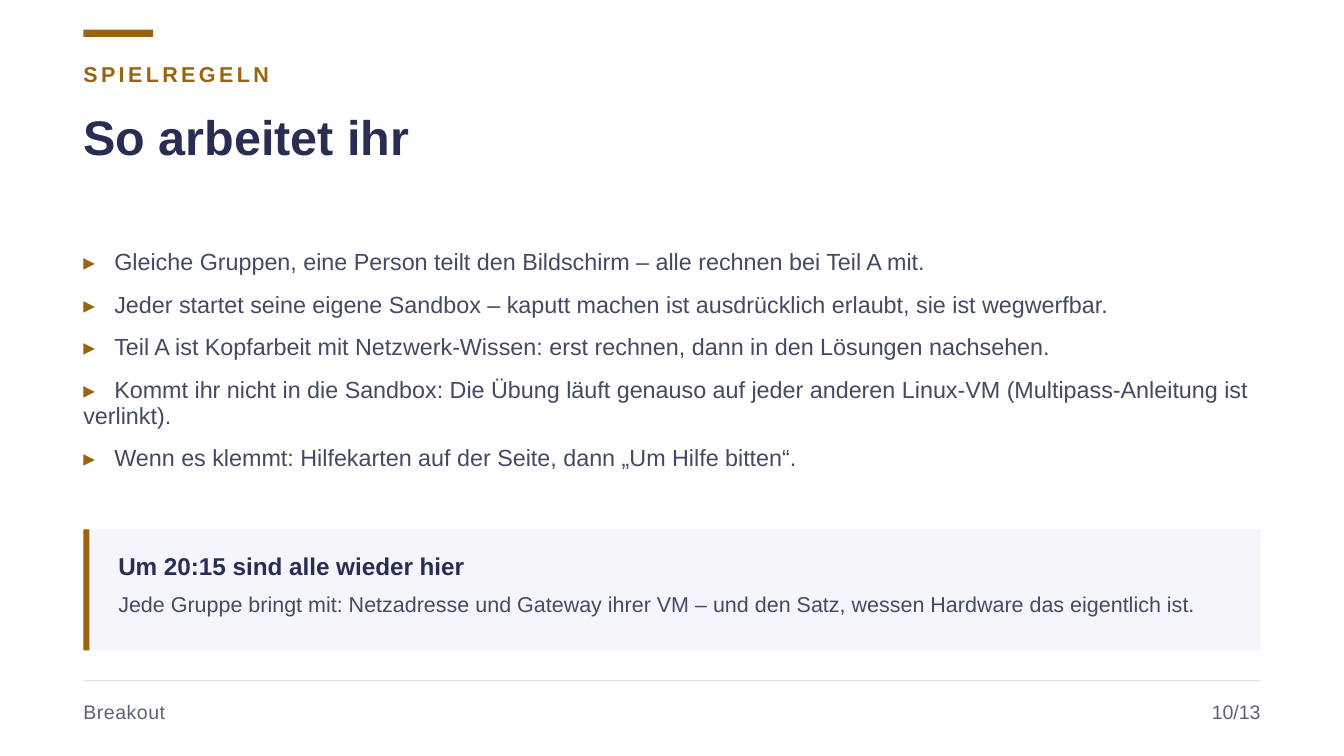
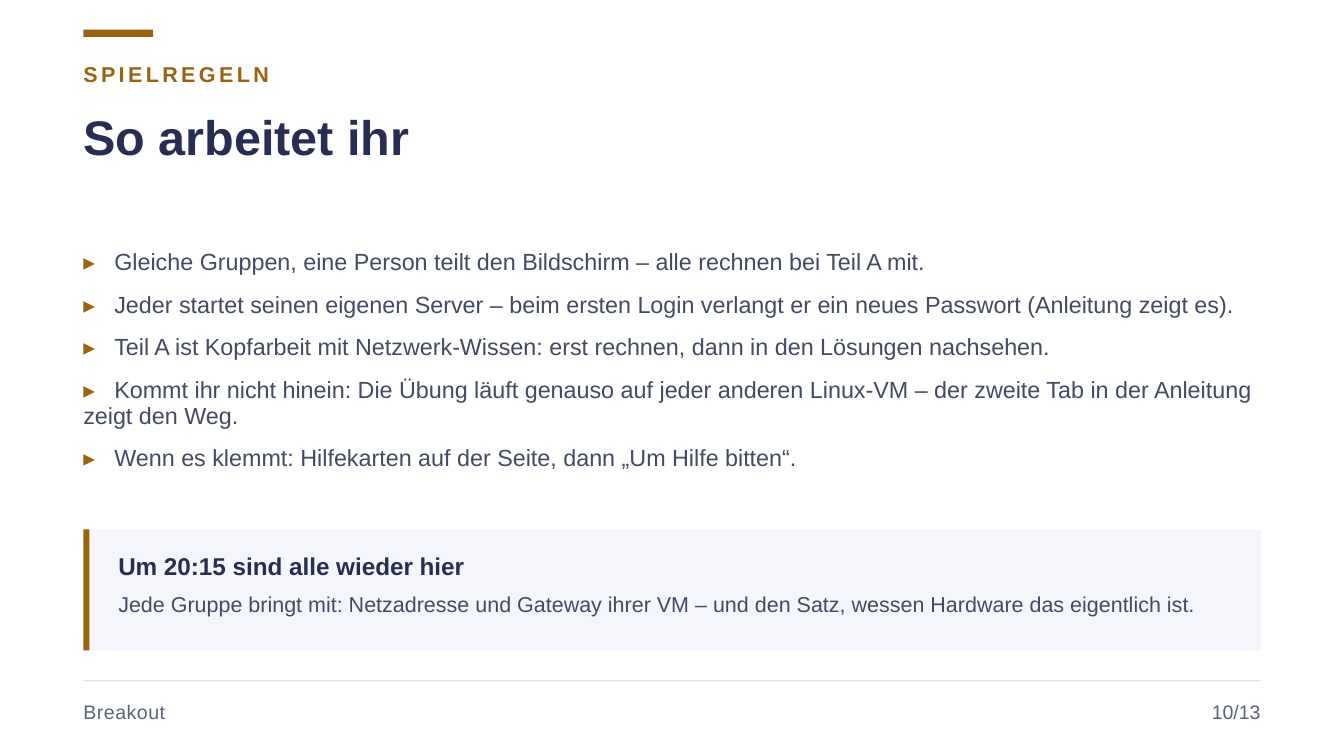
Before and after one commit to JacobMenge/kurs-unterlagen, a slide deck: slide 14 of folien/04-virtualisierung.pptx. Drawn at 1344x756 pixels with LibreOffice and Linux fonts; fonts in the diff are those of the drawing. Boxes give left, top, right and bottom in pixels: in the first picture for what was removed or moved away, otherwise in the second. Text is boxed around its words. In the diff, an @@ line names an element or a change of style, - is before the commit and + after.

```diff
--- a/folien/04-virtualisierung.pptx
+++ b/folien/04-virtualisierung.pptx
@@ text at (x1=114, y1=296, x2=1233, y2=318): text changed @@
-▸ Jeder startet seine eigene Sandbox – kaputt machen ist ausdrücklich erlaubt, sie ist wegwerfbar.
+▸ Jeder startet seinen eigenen Server – beim ersten Login verlangt er ein neues Passwort (Anleitung zeigt es).
@@ text at (x1=83, y1=379, x2=1251, y2=429): text changed @@
-▸ Kommt ihr nicht in die Sandbox: Die Übung läuft genauso auf jeder anderen Linux-VM (Multipass-Anleitung ist verlinkt).
+▸ Kommt ihr nicht hinein: Die Übung läuft genauso auf jeder anderen Linux-VM – der zweite Tab in der Anleitung zeigt den Weg.
```
Also in this commit, not shown: 5 other slides changed, 1 other file.
